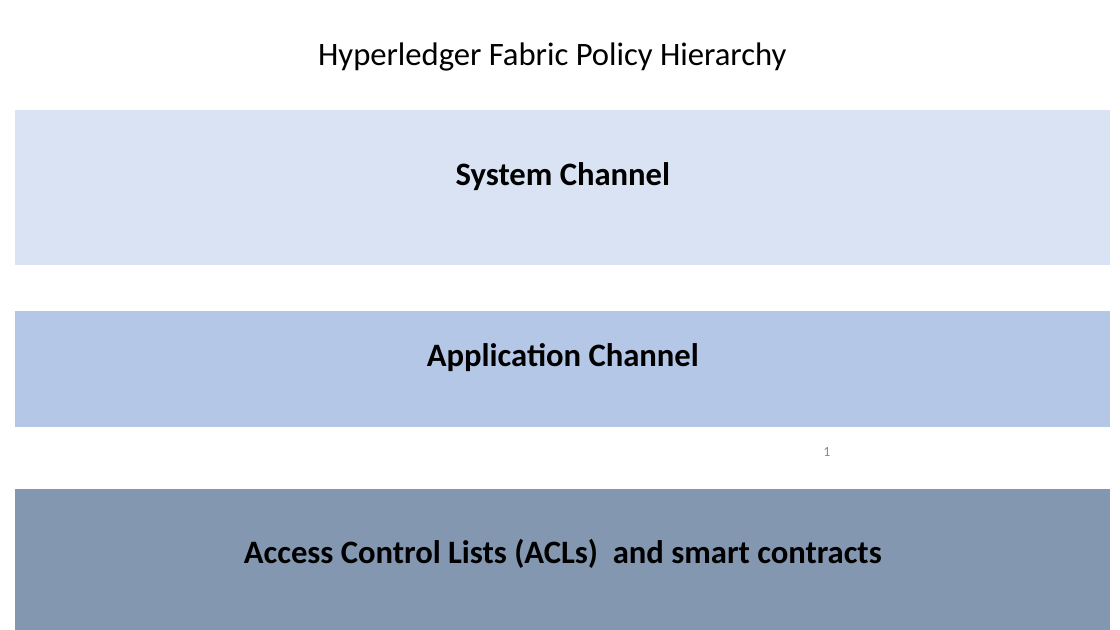
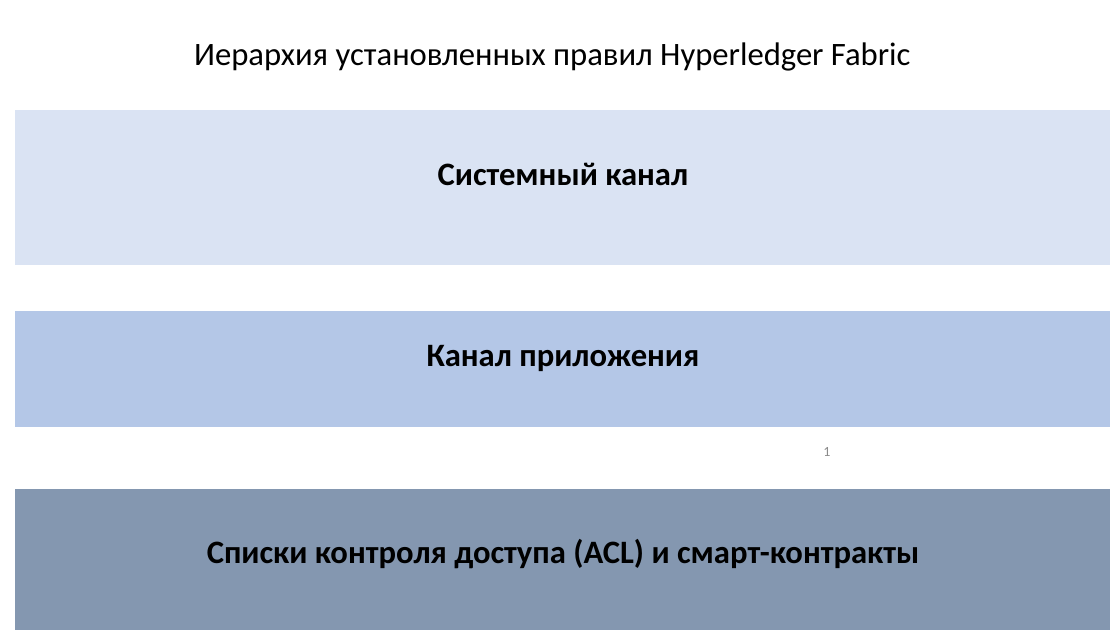
Before and after one commit to hyperledger/fabric-docs-i18n, a slide deck: slide 1 of docs/locale/ru_RU/source/policies/Fabric_Policy_Hierarchy.pptx. Drawn at 1120x630 pixels with LibreOffice and Linux fonts; fonts in the diff are those of the drawing. Boxes give left, top, right and bottom in pixels: in the first picture for what was removed or moved away, otherwise in the second. Text is boxed around its words. In the diff, an @@ line names an element or a change of style, - is before the commit and + after.

```diff
--- a/docs/locale/ru_RU/source/policies/Fabric_Policy_Hierarchy.pptx
+++ b/docs/locale/ru_RU/source/policies/Fabric_Policy_Hierarchy.pptx
@@ text at bbox=[194, 42, 910, 71]: text changed @@
-Hyperledger Fabric Policy Hierarchy
+Иерархия установленных правил Hyperledger Fabric
@@ table at bbox=[15, 64, 1111, 630] @@
-row 2, column 1: System Channel
+row 2, column 1: Системный канал
-row 4, column 1: Application Channel
+row 4, column 1: Канал приложения
-row 6, column 1: Access Control Lists (ACLs) and smart contracts
+row 6, column 1: Списки контроля доступа (ACL) и смарт-контракты
```
Also in this commit, not shown: 3 other slides changed, 3 slides added, 3 slides removed, 8 other files.
